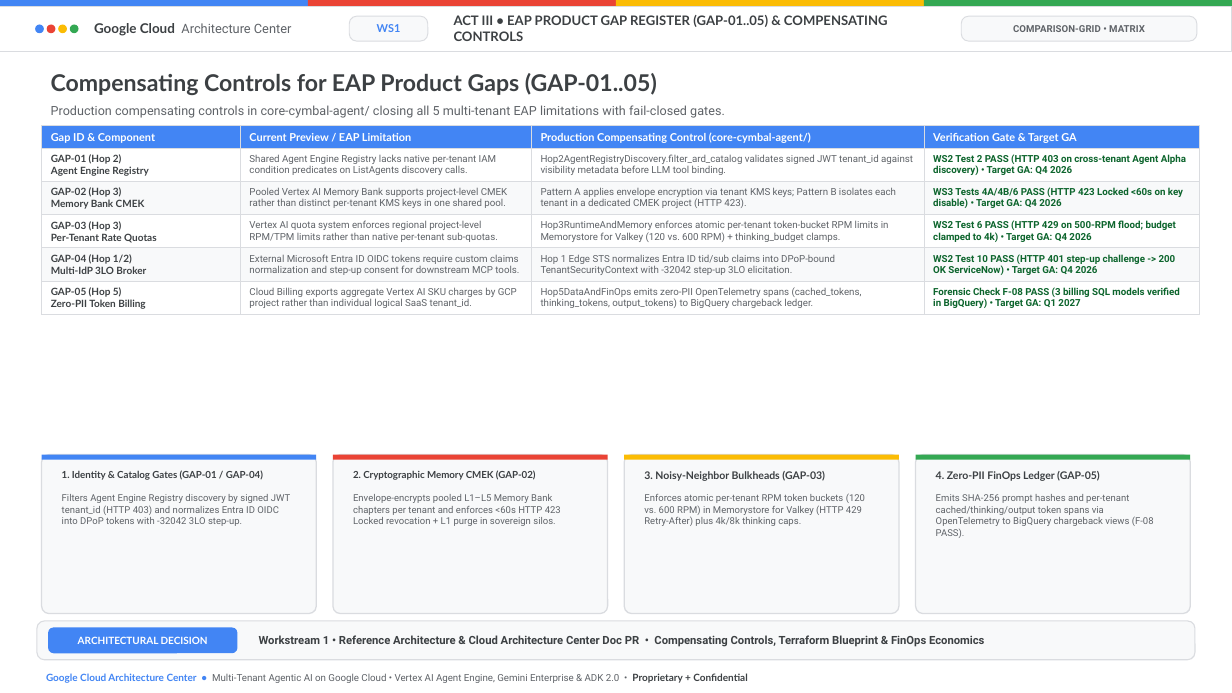
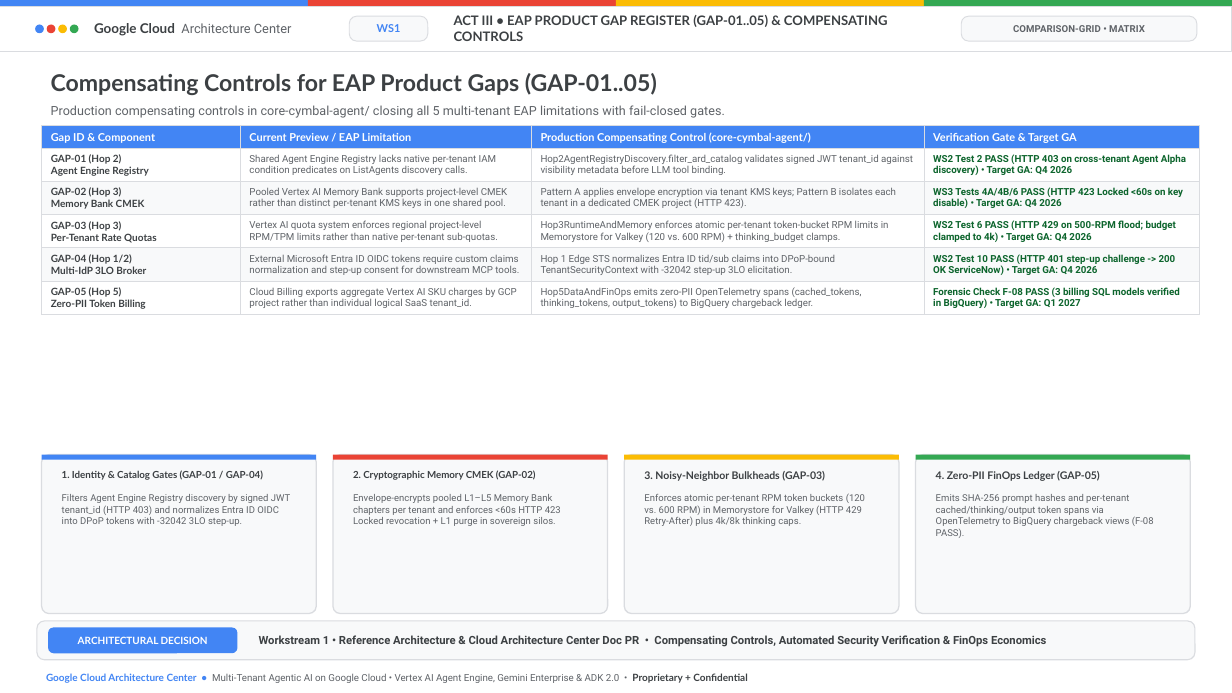
Before and after one commit to nitinaggarwal-12/blogs, a slide deck: slide 10 of slides/doc-mt-01-editable-slides.pptx. Drawn at 1232x693 pixels with LibreOffice and Linux fonts; fonts in the diff are those of the drawing. Boxes give left, top, right and bottom in pixels: in the first picture for what was removed or moved away, otherwise in the second. Text is boxed around its words. In the diff, an @@ line names an element or a change of style, - is before the commit and + after.

```diff
--- a/slides/doc-mt-01-editable-slides.pptx
+++ b/slides/doc-mt-01-editable-slides.pptx
@@ text at (259, 635, 1046, 647): text changed @@
-Workstream 1 • Reference Architecture & Cloud Architecture Center Doc PR • Compensating Controls, Terraform Blueprint & FinOps Economics
+Workstream 1 • Reference Architecture & Cloud Architecture Center Doc PR • Compensating Controls, Automated Security Verification & FinOps Economics
```
Also in this commit, not shown: 4 other slides changed, 18 other files.
